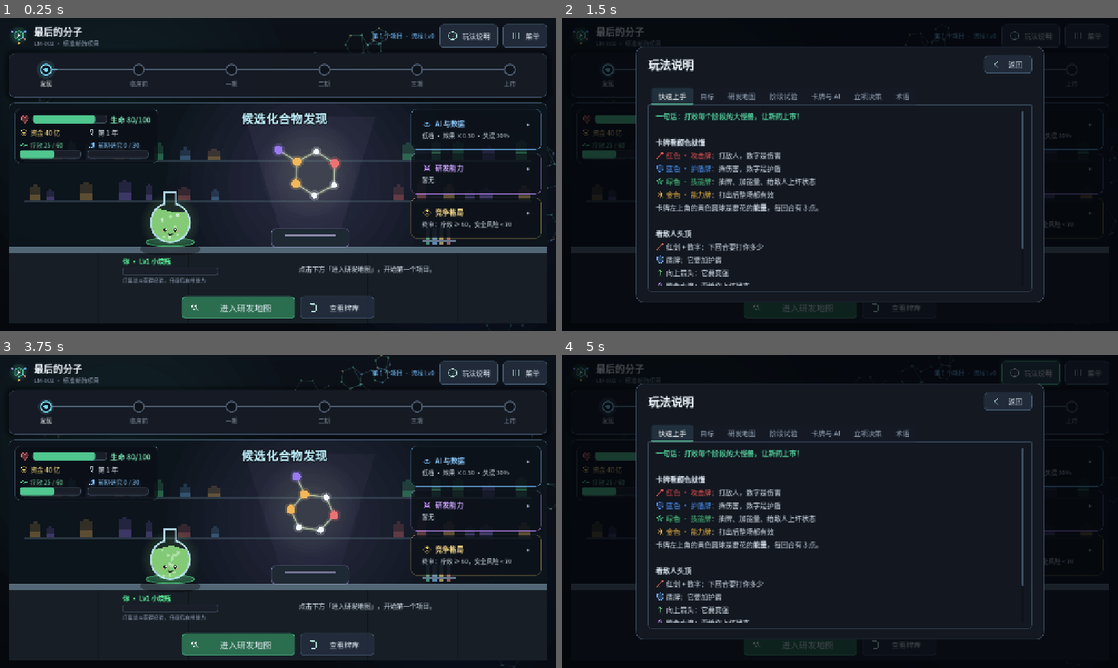
Above: before the commit, frames 1-4 (two rows, left to right).
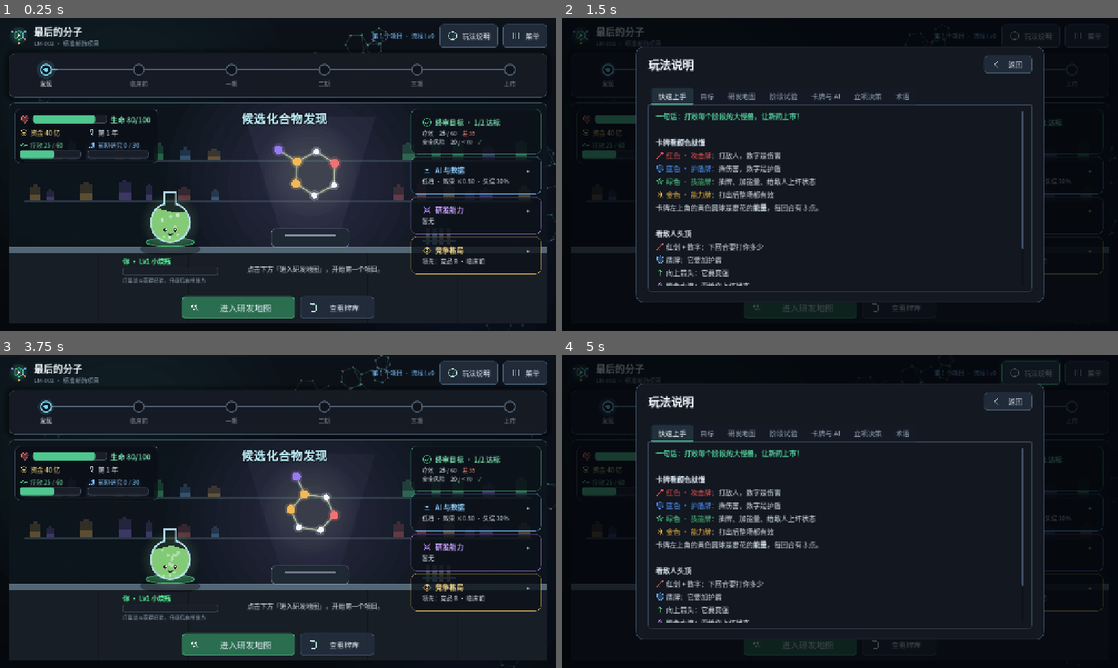
Above: after the commit, the same moments.

Repository: bug1024/LastMolecule
Game: Godot game, scene res://main.tscn
Two runs of this game, one before a commit and one after it. Both use one fixed random seed, a clock stepped at 60 frames per second and the inputs below. This scene is started directly instead of the project's main scene.
Inputs:
- Up to frame 1 (0.25 s): no input
- Up to frame 2 (1.5 s): click "玩法说明" at 0.5 s; click "菜单" at 1.25 s
- Up to frame 3 (3.75 s): click "进入研发地图" at 2 s; click "查看牌库" at 2.75 s; click "返回" at 3.5 s
- Up to frame 4 (5 s): click "玩法说明" at 4.25 s

The runs differ from the first frame. In frame 1, 3.4% of the frame differs, in the area x 44-98%, y 29-82%; in frame 2, 0.3%; in frame 3, 3.4%; in frame 4, 0.3%.

Commit message:
Show final review goals and a real competition summary
- New pinned "Final Review" card on the hub and map: one row per
  condition (efficacy, safety risk, run data when required) with current
  value, target and a check or the remaining gap; title shows "n/m met"
- get_final_checklist() shares the submit conditions of the final review
- Competition card summary shows the leading rival or the bar increase
  from an approved rival (short names); the final bar line moved out of
  the competition text
- InfoCard: pinned mode and title suffix; tighter spacing; hub message
  no longer overlaps the card column
- Tests for the checklist and the goal card summary

Co-Authored-By: Claude Opus 5.5 <noreply@anthropic.com>

Diff:
--- a/localization/translations.csv
+++ b/localization/translations.csv
@@ -843,3 +843,12 @@
 hero.shelved,搁置中 · 研究证据 %d / %d,Shelved · research evidence %d / %d
 hero.unlocked,证据已集齐：可以重启它了,Evidence complete: it can be restarted
 hero.done,已获批 · %s,Approved · %s
+goal.title,终审目标,Final Review
+goal.summary,%d/%d 达标,%d/%d met
+goal.efficacy,疗效,Efficacy
+goal.safety,安全风险,Safety risk
+goal.data,本局数据,Run data
+goal.gap,差 %d,short %d
+comp.leader,领先：%s · %s,Leader: %s · %s
+comp.approved,%s 已获批，终审疗效门槛 +%d,%s approved: efficacy bar +%d
+comp.none,暂无在研竞品,No active rivals
--- a/scripts/game.gd
+++ b/scripts/game.gd
@@ -437,6 +437,21 @@
 	return int(_project.get("final_review", {}).get("safety_risk_below", 70)) + int(run_flags.get("final_safety_bonus", 0))
 
 
+## 终审目标清单（总览与地图常驻显示，和终审弹窗的提交条件一致）：
+## [{id: efficacy / safety / data, current, need, ok, gap}]；安全风险是「低于 need」，其余是「达到 need」
+func get_final_checklist() -> Array:
+	var items: Array = []
+	var bar := get_final_efficacy_bar()
+	items.append({"id": "efficacy", "current": state.efficacy, "need": bar, "ok": state.efficacy >= bar, "gap": maxi(0, bar - state.efficacy)})
+	var limit := get_final_safety_limit()
+	items.append({"id": "safety", "current": state.safety_risk, "need": limit, "ok": state.safety_risk < limit,
+		"gap": maxi(0, state.safety_risk - limit + 1)})
+	if get_final_data_min() > 0:
+		var need := get_final_data_min()
+		items.append({"id": "data", "current": state.data, "need": need, "ok": state.data >= need, "gap": maxi(0, need - state.data)})
+	return items
+
+
 ## 终审额外要求的本局数据（精准分层等决策带来，0 表示没有）
 func get_final_data_min() -> int:
 	return int(run_flags.get("final_data_min", 0))
--- a/scripts/map_screen.gd
+++ b/scripts/map_screen.gd
@@ -20,6 +20,7 @@
 
 var _game = null
 var _canvas: MapCanvas = null
+var _goal_card: InfoCard = null
 var _competition_card: InfoCard = null
 var _ai_card: InfoCard = null
 var _boss_box: HBoxContainer = null
@@ -50,6 +51,9 @@
 	boss_panel.add_child(_boss_box)
 	side.add_child(boss_panel)
 	side.custom_minimum_size = Vector2(320, 0)
+	_goal_card = InfoCard.new("outcome_approved", "goal.title", UIKit.ACCENT)
+	_goal_card.pin()
+	side.add_child(_goal_card)
 	_competition_card = InfoCard.new("node_event", "ui.competition_title", UIKit.GOLD)
 	_ai_card = InfoCard.new("type_ai", "ui.ai_title", UIKit.ACCENT_BLUE)
 	side.add_child(_competition_card)
@@ -143,7 +147,8 @@
 	var boss_title := tr("encounter." + String(boss.get("id", "")))
 	_canvas.set_map(map.get_layers(), map.path, map.get_choices(), _game.is_idle(), boss_title)
 	_fill_boss(boss, boss_title)
-	_competition_card.set_content(tr("ui.final_bar") % [_game.get_final_efficacy_bar(), _game.get_final_safety_limit()], competition_text())
+	_competition_card.set_content(competition_summary(), competition_text())
+	HubView.fill_goal_card(_goal_card, _game.get_final_checklist())
 	var ai: Dictionary = _game.get_ai_info()
 	_ai_card.set_content(tr("hub.ai_summary") % [tr("tier." + String(ai.tier)), ai.multiplier, ai.deviation], _ai_text(ai))
 
@@ -183,6 +188,33 @@
 
 
 ## 竞品状态、终审门槛与最新动态（BBCode），主界面右栏也复用
+## 竞争格局一行摘要：有竞品获批时说明门槛被抬高；否则是跑得最快的在研竞品
+func competition_summary() -> String:
+	if _game == null:
+		return ""
+	var comp: Competition = _game.competition
+	if comp.efficacy_bar_bonus > 0:
+		var approved := comp.competitors.filter(func(c: Dictionary) -> bool: return String(c.status) == "approved")
+		var rival: String = _short_name(String(approved[0].name_key)) if not approved.is_empty() else ""
+		return tr("comp.approved") % [rival, comp.efficacy_bar_bonus]
+	var leader: Dictionary = {}
+	for c in comp.competitors:
+		if String(c.status) == "active" and (leader.is_empty() or int(c.stage) > int(leader.stage)):
+			leader = c
+	if leader.is_empty():
+		return tr("comp.none")
+	return tr("comp.leader") % [_short_name(String(leader.name_key)), tr("stage_index." + str(leader.stage))]
+
+
+## 摘要里用短名「竞品 A」（去掉括号里的类型说明，展开后再看全名）
+func _short_name(key: String) -> String:
+	var full := tr(key)
+	for mark in ["（", " ("]:
+		if full.contains(mark):
+			return full.left(full.find(mark))
+	return full
+
+
 func competition_text() -> String:
 	if _game == null:
 		return ""
@@ -194,7 +226,6 @@
 		if comp.intel_revealed and status == "active":
 			text += tr("ui.competitor_forecast") % comp.forecast_years(c)
 		lines.append("· " + text)
-	lines.append(tr("ui.final_bar") % [_game.get_final_efficacy_bar(), _game.get_final_safety_limit()])
 	if comp.finance_mod != 0:
 		lines.append(tr("ui.finance_mod") % comp.finance_mod)
 	if not comp.news.is_empty():
--- a/scripts/rd_ui.gd
+++ b/scripts/rd_ui.gd
@@ -194,7 +194,7 @@
 	_pipeline.set_stages(stages, maxi(stages.find(state.stage), 0))
 	var company: Company = _game_logic.company
 	_company_label.text = tr("ui.hub_company") % [company.runs + 1, company.process_level()]
-	_hub.refresh(_game_logic, _map_screen.competition_text())
+	_hub.refresh(_game_logic, _map_screen.competition_summary(), _map_screen.competition_text())
 
 
 func _on_state_changed(deltas: Dictionary) -> void:
--- a/scripts/ui/hub_view.gd
+++ b/scripts/ui/hub_view.gd
@@ -22,6 +22,7 @@
 var event_label: Label
 var advance_button: Button
 var challenge_button: Button
+var goal_card: InfoCard
 var ai_card: InfoCard
 var abilities_card: InfoCard
 var competition_card: InfoCard
@@ -101,8 +102,11 @@
 	progress_bar = prog[1]
 
 	_cards = VBoxContainer.new()
-	_cards.add_theme_constant_override("separation", 8)
+	_cards.add_theme_constant_override("separation", 6)
 	add_child(_cards)
+	goal_card = InfoCard.new("outcome_approved", "goal.title", UIKit.ACCENT)
+	goal_card.pin()
+	_cards.add_child(goal_card)
 	ai_card = InfoCard.new("type_ai", "ui.hub_ai", UIKit.ACCENT_BLUE)
 	abilities_card = InfoCard.new("role_power", "ui.hub_abilities", Color(0.75, 0.55, 1.0))
 	competition_card = InfoCard.new("node_event", "ui.competition_title", UIKit.GOLD)
@@ -168,7 +172,7 @@
 	var plate: Control = _bench_panel.get_node("Plate")
 	plate.position = Vector2(w * 0.3 - 110, 6)
 	plate.size = Vector2(220, 0)
-	var msg_w := w - (w * 0.3 + 130) - CARDS_W * 0.3
+	var msg_w := (w - CARDS_W - 28) - (w * 0.3 + 130)   # 右侧卡片列可能伸到台面，消息不压到它
 	var msg: Control = _bench_panel.get_node("Message")
 	event_label.custom_minimum_size = Vector2(msg_w, 0)
 	msg.position = Vector2(w * 0.3 + 130, 4)
@@ -180,8 +184,23 @@
 	queue_redraw()
 
 
-## 状态全部从 game 读：rd_ui 在状态同步时调用（竞争格局全文由地图界面生成后传入）
-func refresh(game, competition_text: String) -> void:
+## 终审目标卡：每个条件一行，达标打勾、不达标写差多少；标题后汇总「n/m 达标」
+static func fill_goal_card(card: InfoCard, items: Array) -> void:
+	var t := TranslationServer
+	var lines: Array[String] = []
+	var met := 0
+	for item in items:
+		var ok := bool(item.ok)
+		met += 1 if ok else 0
+		var need := ("< %d" % int(item.need)) if item.id == "safety" else str(int(item.need))
+		var mark := "[color=#5ad99a]✓[/color]" if ok else "[color=#ff8a80]%s[/color]" % (t.translate("goal.gap") % int(item.gap))
+		lines.append("%s　[b]%d[/b] / %s　%s" % [t.translate("goal." + String(item.id)), int(item.current), need, mark])
+	card.set_title_suffix(t.translate("goal.summary") % [met, items.size()])
+	card.set_content("", "\n".join(lines))
+
+
+## 状态全部从 game 读：rd_ui 在状态同步时调用（竞争格局的摘要与全文由地图界面生成后传入）
+func refresh(game, competition_summary: String, competition_text: String) -> void:
 	var state: ProjectState = game.get_state()
 	stage_label.text = tr("stage." + state.stage)
 	_tint = BattleView.STAGE_TINT.get(state.stage, Color(0.2, 0.5, 0.5))
@@ -227,8 +246,8 @@
 		names.append("· " + tr(String(game.get_ability_by_id(String(ability_id)).get("name_key", String(ability_id)))))
 	abilities_card.set_content(tr("hub.abilities_summary") % names.size() if not names.is_empty() else tr("hub.abilities_empty"),
 		"\n".join(names) if not names.is_empty() else tr("ui.hub_abilities_none"))
-	competition_card.set_content(tr("ui.final_bar") % [game.get_final_efficacy_bar(), game.get_final_safety_limit()],
-		competition_text)
+	competition_card.set_content(competition_summary, competition_text)
+	fill_goal_card(goal_card, game.get_final_checklist())
 	queue_redraw()
 
 
--- a/scripts/ui/info_card.gd
+++ b/scripts/ui/info_card.gd
@@ -2,6 +2,7 @@
 extends PanelContainer
 ## 研发总览右侧的可展开小卡片：平时只显示「图标 + 标题 + 一行摘要」，点一下展开完整说明。
 ## detail 支持 BBCode（竞争格局里有新闻配色）。
+## pinned 模式（终审目标用）：不能折叠，正文常驻显示，标题后可加汇总（如「2/3 达标」）。
 
 var expanded := false
 var _summary: Label
@@ -10,6 +11,8 @@
 var _accent := UIKit.ACCENT
 var _title_key := ""
 var _name_label: Label
+var _suffix := ""
+var pinned := false
 
 
 ## title_key 为标题的翻译键（切换语言后 set_content 会重新翻译）
@@ -23,11 +26,11 @@
 	for side in ["left", "right"]:
 		margin.add_theme_constant_override("margin_" + side, 12)
 	for side in ["top", "bottom"]:
-		margin.add_theme_constant_override("margin_" + side, 8)
+		margin.add_theme_constant_override("margin_" + side, 5)
 	margin.mouse_filter = Control.MOUSE_FILTER_IGNORE
 	add_child(margin)
 	var box := VBoxContainer.new()
-	box.add_theme_constant_override("separation", 4)
+	box.add_theme_constant_override("separation", 2)
 	box.mouse_filter = Control.MOUSE_FILTER_IGNORE
 	margin.add_child(box)
 	var head := HBoxContainer.new()
@@ -49,7 +52,7 @@
 	for node in [_name_label, _arrow, _summary, _detail]:
 		node.mouse_filter = Control.MOUSE_FILTER_IGNORE
 	gui_input.connect(func(event: InputEvent) -> void:
-		if event is InputEventMouseButton and event.pressed and event.button_index == MOUSE_BUTTON_LEFT:
+		if not pinned and event is InputEventMouseButton and event.pressed and event.button_index == MOUSE_BUTTON_LEFT:
 			GameAudio.sfx("click")
 			set_expanded(not expanded))
 	mouse_entered.connect(func() -> void: _restyle(true))
@@ -57,9 +60,22 @@
 
 
 func set_content(summary: String, detail: String) -> void:
-	_name_label.text = tr(_title_key)
+	_name_label.text = tr(_title_key) + (" · " + _suffix if not _suffix.is_empty() else "")
 	_summary.text = summary
+	_summary.visible = not summary.is_empty()
 	_detail.text = detail
+
+
+## 固定展开的卡片：没有折叠箭头，正文（BBCode）常驻
+func pin() -> void:
+	pinned = true
+	mouse_default_cursor_shape = Control.CURSOR_ARROW
+	_arrow.visible = false
+	set_expanded(true)
+
+
+func set_title_suffix(text: String) -> void:
+	_suffix = text
 
 
 func set_expanded(on: bool) -> void:
--- a/tests/run_tests.gd
+++ b/tests/run_tests.gd
@@ -55,6 +55,7 @@
 	_test_evidence_and_campaign()
 	_test_campaign_end_to_end()
 	_test_build_cards()
+	_test_final_checklist()
 	_test_upgrade_preview()
 	_test_run_save()
 	_test_card_roles()
@@ -530,6 +531,27 @@
 		"E2E: the second ending's chain uses the second run's route")
 	co.reset()
 	Company.default_save_path = ""
+
+
+## 终审目标清单：与终审提交条件一致，数据要求出现时多一行
+func _test_final_checklist() -> void:
+	var g := _new_game(31)
+	g.state.efficacy = 72
+	g.state.safety_risk = 42
+	var items: Array = g.get_final_checklist()
+	_expect(items.size() == 2 and bool(items[0].ok) and bool(items[1].ok), "Checklist: efficacy and safety met, no data row without a requirement")
+	g.run_flags["final_data_min"] = 60
+	g.state.data = 48
+	items = g.get_final_checklist()
+	_expect(items.size() == 3 and String(items[2].id) == "data" and not bool(items[2].ok) and int(items[2].gap) == 12,
+		"Checklist: a data requirement adds a row with the gap")
+	g.state.safety_risk = 70
+	_expect(not bool(g.get_final_checklist()[1].ok) and int(g.get_final_checklist()[1].gap) == 1, "Checklist: safety must be strictly below the limit")
+	var card := InfoCard.new("outcome_approved", "goal.title", UIKit.ACCENT)
+	HubView.fill_goal_card(card, g.get_final_checklist())
+	_expect(card._name_label.text.contains("1/3"), "Goal card title summarizes how many conditions are met")
+	card.free()
+	g.free()
 
 
 ## v0.4 构筑卡：防守反击 / 护盾翻倍 / 护盾保留 / 数据驱动伤害 / 数据增幅；阶段卡池；牌组套路判断
Binary file changed: localization/translations.en.translation
Binary file changed: localization/translations.zh_CN.translation
